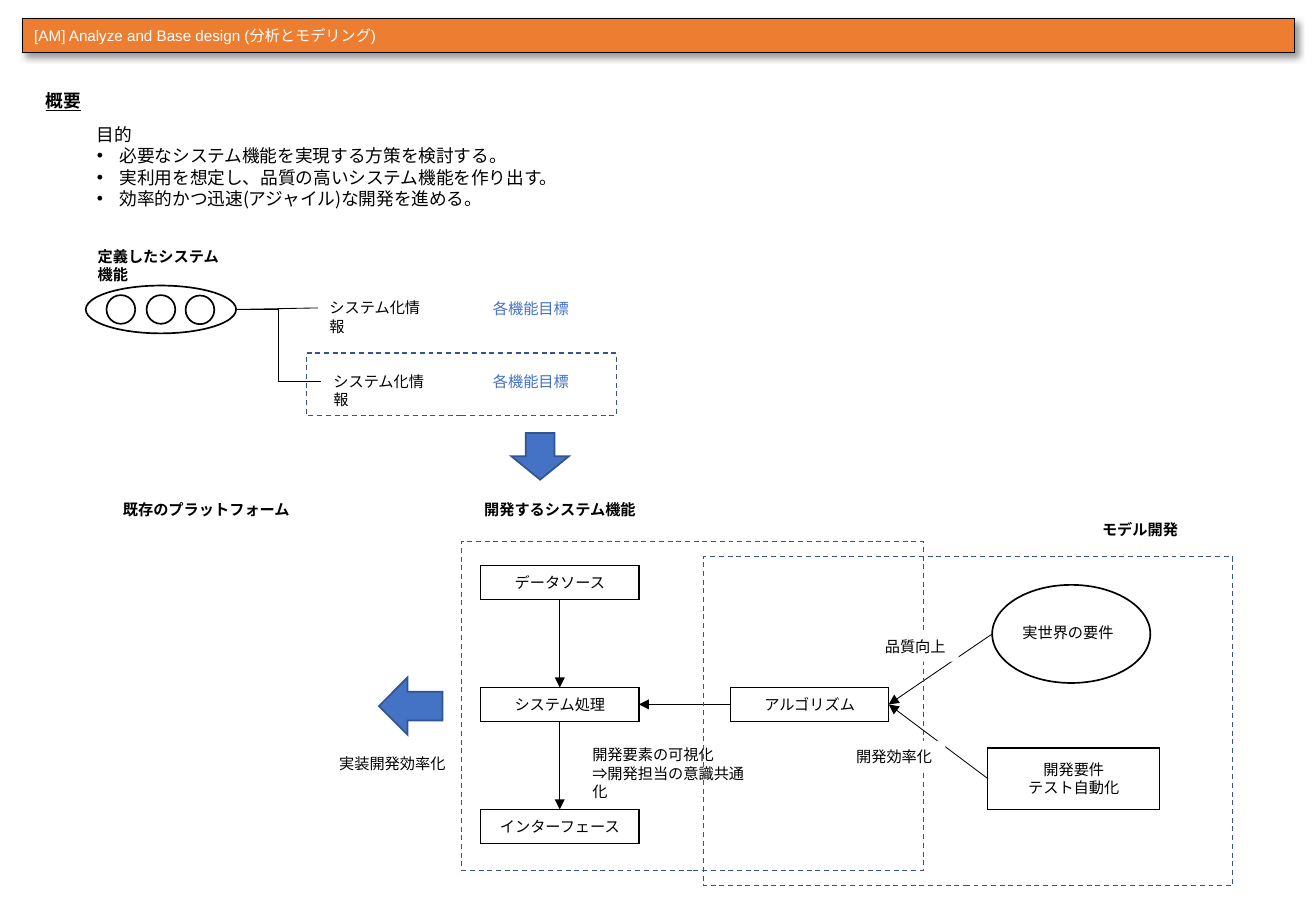
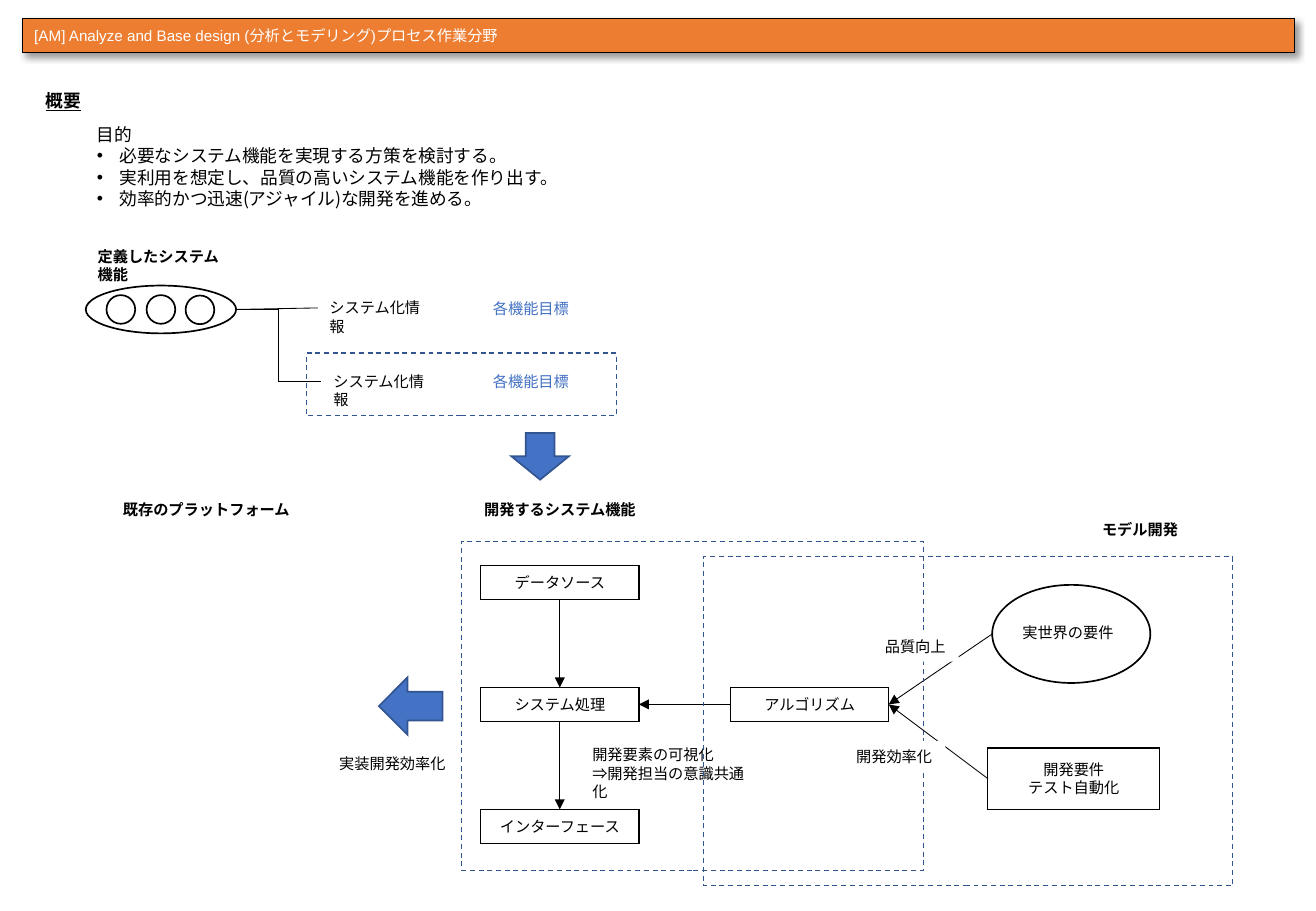
Before and after one commit to urayukitaka/Dev_process_paper, a slide deck: slide 35 of AI_sysytem_dev_process_study.pptx (slide 33 before the commit). Drawn at 1316x911 pixels with LibreOffice and Linux fonts; fonts in the diff are those of the drawing. Boxes give left, top, right and bottom in pixels: in the first picture for what was removed or moved away, otherwise in the second. Text is boxed around its words. In the diff, an @@ line names an element or a change of style, - is before the commit and + after.

```diff
--- a/AI_sysytem_dev_process_study.pptx
+++ b/AI_sysytem_dev_process_study.pptx
@@ table at [22, 18, 1294, 49] @@
-row 1, column 1: [AM] Analyze and Base design (分析とモデリング)
+row 1, column 1: [AM] Analyze and Base design (分析とモデリング)プロセス作業分野
```
Also in this commit, not shown: 8 other slides changed, 4 slides added, 2 slides removed.
